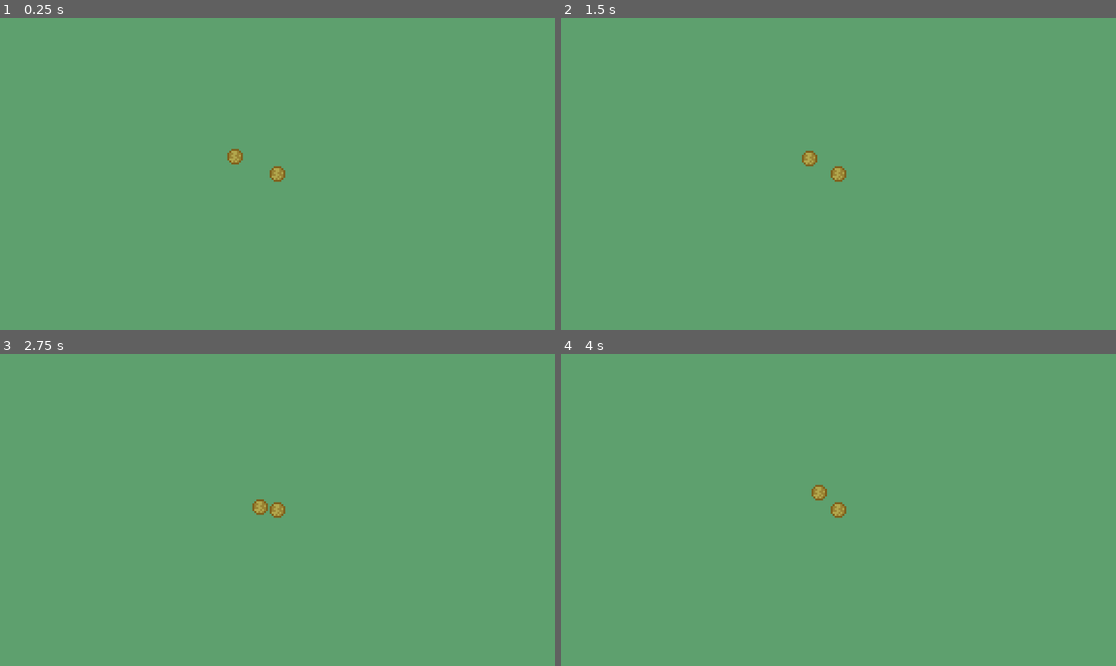
Above: before the commit, frames 1-4 (two rows, left to right).
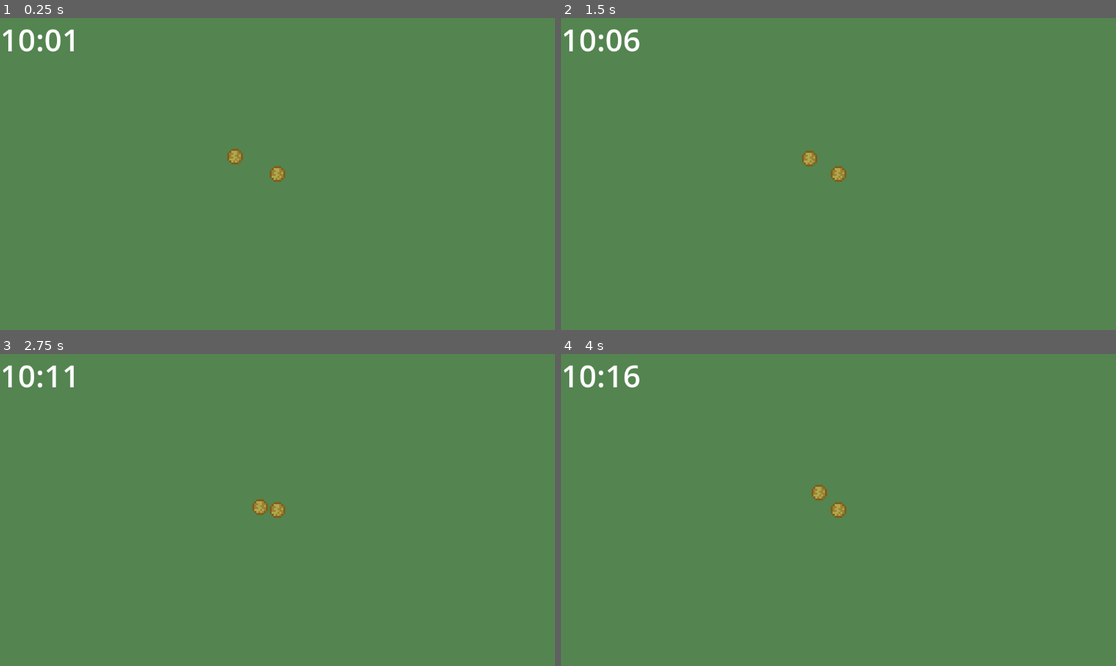
Above: after the commit, the same moments.

Repository: ollulf/ProjectShiver
Game: Godot game, scene res://scenes/game.tscn
The game is run twice, just before and just after one commit, with the same random seed, the same clock (stepped at 60 frames per second) and the same inputs.
Inputs:
- Up to frame 1 (0.25 s): no input
- Up to frame 2 (1.5 s): hold Right (ui_right) 0.53-1.28 s; hold Down (ui_down) from 1.28 s (still down)
- Up to frame 3 (2.75 s): release Down (ui_down) at 2.03 s; hold Right (ui_right) from 2.03 s (still down)
- Up to frame 4 (4 s): release Right (ui_right) at 2.78 s; hold Up (ui_up) 2.78-3.53 s; tap Enter at 3.5 s; hold Left (ui_left) from 3.53 s (still down)

The runs differ from the first frame. In frame 1, 100% of the frame differs, in the area x 0-100%, y 0-100%; in frame 2, 100%; in frame 3, 100%; in frame 4, 100%.

Commit message:
added day / night cycle and time displayer

Diff:
--- a/project.godot
+++ b/project.godot
@@ -15,6 +15,10 @@
 config/features=PackedStringArray("4.2", "GL Compatibility")
 config/icon="res://assets/icon.svg"
 
+[autoload]
+
+DayNightHandler="*res://scenes/day_night_handler.tscn"
+
 [display]
 
 window/stretch/scale=4.0
--- /dev/null
+++ b/scenes/day_night_handler.tscn
@@ -0,0 +1,15 @@
+[gd_scene load_steps=3 format=3 uid="uid://btr81e4pjtx6h"]
+
+[ext_resource type="Script" path="res://scripts/day_night_handler.gd" id="1_urany"]
+
+[sub_resource type="Curve" id="Curve_eg6vk"]
+_data = [Vector2(0.039267, 1), 0.0, 0.0, 0, 0, Vector2(0.138743, 0.442197), -4.41618, -4.41618, 0, 0, Vector2(0.298429, 0), 0.0, 0.0, 0, 0, Vector2(0.730366, 0.0115607), 0.0, 0.0, 0, 0, Vector2(0.835079, 0.476879), 4.84082, 4.84082, 0, 0, Vector2(0.971204, 0.99711), 0.0, 0.0, 0, 0]
+point_count = 6
+
+[node name="day_night_handler" type="DirectionalLight2D"]
+color = Color(2.19928e-06, 0.412225, 0.540768, 1)
+energy = 0.0
+blend_mode = 2
+script = ExtResource("1_urany")
+darknessOverTimeOfDay = SubResource("Curve_eg6vk")
+WORLD_HOUR_DURATION_IN_REAL_SECONDS = 15.0
--- a/scenes/game.tscn
+++ b/scenes/game.tscn
@@ -1,12 +1,20 @@
-[gd_scene load_steps=3 format=3 uid="uid://dqtdfv5teghq0"]
+[gd_scene load_steps=5 format=3 uid="uid://dqtdfv5teghq0"]
 
+[ext_resource type="Texture2D" uid="uid://bklwtgcsvf4se" path="res://assets/ground.png" id="1_877h3"]
 [ext_resource type="PackedScene" uid="uid://0bgwfvc6i83" path="res://scenes/player.tscn" id="1_gy6rk"]
 [ext_resource type="Texture2D" uid="uid://4ysxl6k2xqfb" path="res://assets/seed.png" id="2_oy0ng"]
+[ext_resource type="PackedScene" uid="uid://bnif1npq2u1dh" path="res://scenes/ui.tscn" id="4_h457c"]
 
 [node name="Game" type="Node2D"]
 
+[node name="ground" type="Sprite2D" parent="."]
+scale = Vector2(1000, 1000)
+texture = ExtResource("1_877h3")
+
 [node name="player" parent="." instance=ExtResource("1_gy6rk")]
 
-[node name="Sprite2D" type="Sprite2D" parent="."]
+[node name="refetence_object" type="Sprite2D" parent="."]
 position = Vector2(-22, -9)
 texture = ExtResource("2_oy0ng")
+
+[node name="UI" parent="." instance=ExtResource("4_h457c")]
--- /dev/null
+++ b/scenes/ui.tscn
@@ -0,0 +1,10 @@
+[gd_scene load_steps=2 format=3 uid="uid://bnif1npq2u1dh"]
+
+[ext_resource type="Script" path="res://scripts/time_displayer.gd" id="1_ttfws"]
+
+[node name="CanvasLayer" type="CanvasLayer"]
+
+[node name="time-displayer" type="Label" parent="."]
+offset_right = 40.0
+offset_bottom = 23.0
+script = ExtResource("1_ttfws")
--- /dev/null
+++ b/scripts/day_night_handler.gd
@@ -0,0 +1,25 @@
+class_name Day_night_handler
+
+extends DirectionalLight2D
+
+@export var darknessOverTimeOfDay: Curve
+@export var WORLD_HOUR_DURATION_IN_REAL_SECONDS = 30.0;
+
+@export var timeOfDayInWorldHours = 10.0
+var day = 0
+
+
+# Called when the node enters the scene tree for the first time.
+func _ready():
+	pass # Replace with function body.
+
+
+# Called every frame. 'delta' is the elapsed time since the previous frame.
+func _process(delta):
+
+	# update time of day
+	timeOfDayInWorldHours += delta / WORLD_HOUR_DURATION_IN_REAL_SECONDS
+
+	# update brightness
+	energy = darknessOverTimeOfDay.sample_baked(timeOfDayInWorldHours / 24.0);
+	pass
--- /dev/null
+++ b/scripts/time_displayer.gd
@@ -0,0 +1,15 @@
+extends Label
+
+
+# Called when the node enters the scene tree for the first time.
+func _ready():
+	pass # Replace with function body.
+
+
+# Called every frame. 'delta' is the elapsed time since the previous frame.
+func _process(delta):
+	var time = DayNightHandler.timeOfDayInWorldHours;
+	var minutes =  fmod(time, 1.0) * 60
+	var hours = int(time)
+
+	text = "%02d:%02d" % [hours, minutes]
Binary file added: assets/ground.png
Not shown, added: assets/ground.png.import
